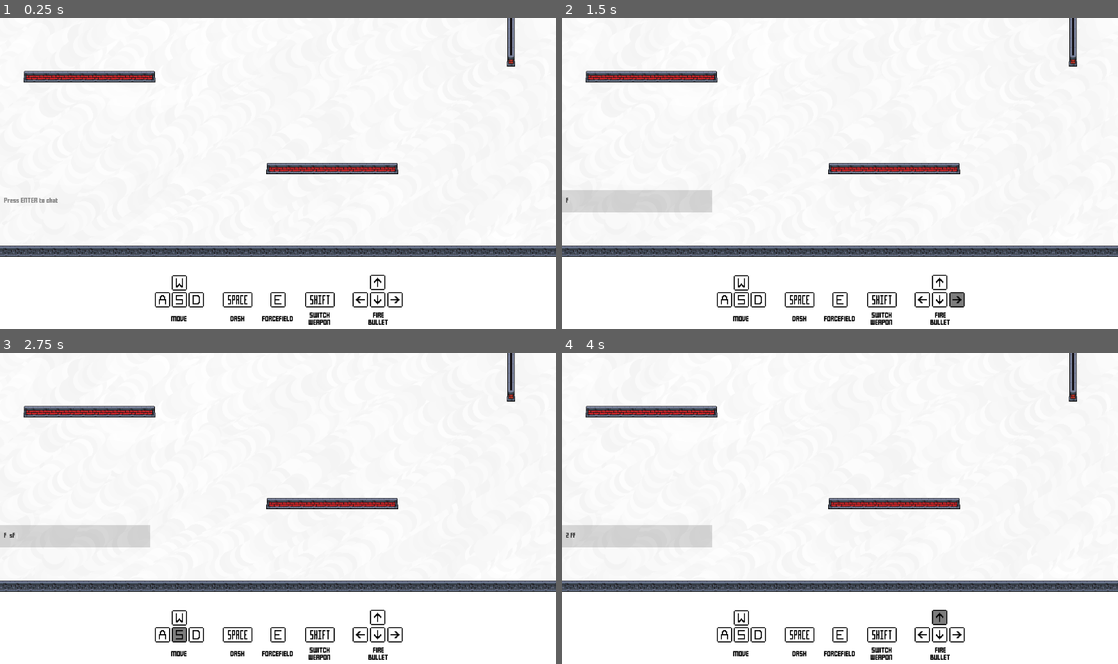
Above: before the commit, frames 1-4 (two rows, left to right).
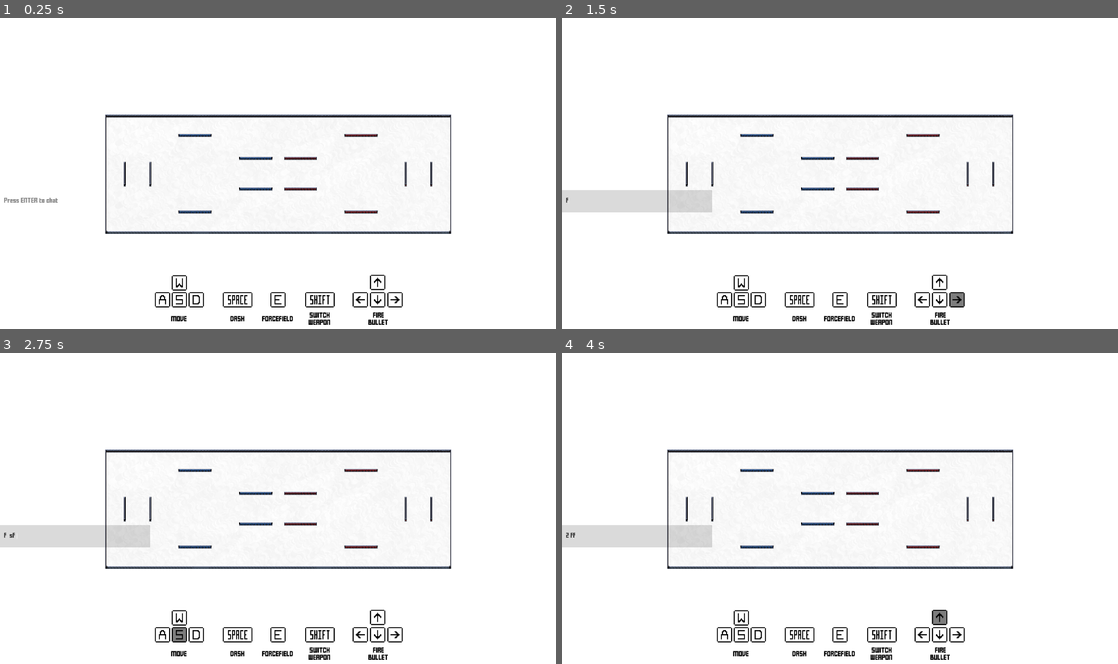
Above: after the commit, the same moments.

Repository: MarshallJDem/SuperCTF
Game: Godot game, scene res://GameContent/Main.tscn
Two runs of this game, one before a commit and one after it. Both use one fixed random seed, a clock stepped at 60 frames per second and the inputs below. This scene is started directly instead of the project's main scene. Sound files missing from this copy of the repository are replaced by a short silence.
Inputs (mouse positions are in pixels of both pictures, inside the frame that each line leads up to):
- Up to frame 1 (0.25 s): no input
- Up to frame 2 (1.5 s): click (639, 201) at 0.52 s; type "12" at 0.6 s; tap Enter at 1.25 s; move the mouse to (962, 157) at 1.27 s; hold Right from 1.28 s (still down); tap F at 1.35 s; click (962, 157) at 1.42 s
- Up to frame 3 (2.75 s): tap Space at 1.52, 2, 2.27 s; move the mouse to (166, 524) at 2.02 s; release Right at 2.03 s; hold S from 2.03 s (still down); tap F at 2.1 s
- Up to frame 4 (4 s): tap Enter at 2.75, 2.85 s; move the mouse to (895, 440) at 2.77 s; release S at 2.78 s; hold Right 2.78-3.53 s; tap F at 3.05, 3.8 s; tap Space at 3.5, 3.77 s; move the mouse to (812, 570) at 3.52 s; hold Up from 3.53 s (still down); tap 2 at 3.6 s; click (812, 570) at 3.67 s

The runs differ from the first frame. In frame 1, 7.6% of the frame differs, in the area x 0-100%, y 0-77%; in frame 2, 7.6%; in frame 3, 7.6%; in frame 4, 7.6%.
Error in both runs: Invalid get index 'Null' (on base: 'Dictionary'). (res://GameContent/LineEdit.gd:54)

Commit message:
Made several bug fixes and tweaks to the preivous few commits as well as some general stuff

Diff:
--- a/GameContent/Flag.gd
+++ b/GameContent/Flag.gd
@@ -30,6 +30,11 @@
 	is_at_home = true;
 	position = home_position;
 	re_parent(get_tree().get_root().get_node("MainScene"));
+	var color = "blue" if team_id == 0 else "red";
+	var team_name = "BLUE TEAM" if team_id == 0 else "RED TEAM";
+	if get_tree().get_root().get_node("MainScene/NetworkController").players[Globals.localPlayerID]["team_id"] == team_id:
+		team_name = "YOUR TEAM";
+	get_tree().get_root().get_node("MainScene/UI_Layer").set_alert_text("[center][color=" + color + "]" + team_name + "'s[color=black] flag has been returned!");
 	# Check if this flag's flag_home is colliding with another player since it has now just gotten its flag back
 	var flag_home = null;
 	for home in get_tree().get_nodes_in_group("Flag_Homes"):
--- a/GameContent/Main.tscn
+++ b/GameContent/Main.tscn
@@ -342,9 +342,8 @@
 }
 
 [node name="Alert_Text" type="RichTextLabel" parent="UI_Layer"]
-margin_left = 391.0
+anchor_right = 1.0
 margin_top = 440.0
-margin_right = 697.0
 margin_bottom = 470.0
 rect_clip_content = false
 custom_fonts/normal_font = ExtResource( 5 )
@@ -564,3 +563,7 @@
 [node name="Countdown_Audio" type="AudioStreamPlayer" parent="."]
 stream = ExtResource( 21 )
 volume_db = 2.0
+
+[node name="Camera2D" type="Camera2D" parent="."]
+current = true
+zoom = Vector2( 4, 4 )
--- a/GameContent/Player.gd
+++ b/GameContent/Player.gd
@@ -522,7 +522,7 @@
 		die();
 		var attacker_team_id = get_tree().get_root().get_node("MainScene/NetworkController").players[attacker_id]["team_id"]
 		var attacker_name = get_tree().get_root().get_node("MainScene/NetworkController").players[attacker_id]["name"]
-		if attacker_id == player_id:
+		if attacker_id == Globals.localPlayerID:
 			var color = "blue"
 			if team_id == 1:
 				color = "red";
@@ -593,23 +593,17 @@
 	sprintEnabled = false;
 	var subject = player_name;
 	var subjectColor = "blue"
-	var verb = "taken";
 	var color = "red";
 	var teamNoun = "RED TEAM";
 	if team_id == 1:
-			subjectColor = "red";
-	if flag_team_id == team_id:
-		verb = "returned"
+		subjectColor = "red";
+		color = "blue";
+		teamNoun = "BLUE TEAM";
+	if player_id == Globals.localPlayerID:
+		subject = "You";
+	if get_tree().get_root().get_node("MainScene/NetworkController").players[Globals.localPlayerID]["team_id"] == flag_team_id:
 		teamNoun = "YOUR TEAM";
-		if team_id == 0:
-			color = "blue";
-	else:
-		if team_id == 1:
-			color = "blue";
-			teamNoun = "BLUE TEAM";
-	if player_id == Globals.localPlayerID:
-		subject = "You"
-	get_tree().get_root().get_node("MainScene/UI_Layer").set_alert_text("[center][color=" + subjectColor + "]" + subject + "[color=black] took " + verb + " [color=" + color + "]" + teamNoun + "'s [color=black]!");
+	get_tree().get_root().get_node("MainScene/UI_Layer").set_alert_text("[center][color=" + subjectColor + "]" + subject + "[color=black] took " + "[color=" + color + "]" + teamNoun + "'s[color=black] flag!");
 
 
 # Drops the currently held flag (If there is one)
--- a/GameContent/UI_Layer.gd
+++ b/GameContent/UI_Layer.gd
@@ -100,7 +100,10 @@
 
 		# If player is holding a flag
 		if local_player.get_node("Flag_Holder").get_child_count() > 0:
-			$Ability_GUIs/SPACE_GUI.modulate = Color(1,1,1,0.4);
+			$Ability_GUIs/UP_GUI.modulate = Color(1,1,1,0.4);
+			$Ability_GUIs/DOWN_GUI.modulate = Color(1,1,1,0.4);
+			$Ability_GUIs/LEFT_GUI.modulate = Color(1,1,1,0.4);
+			$Ability_GUIs/RIGHT_GUI.modulate = Color(1,1,1,0.4);
 			$Ability_GUIs/E_GUI.modulate = Color(1,1,1,0.4);
 
 # Color 0 = blue, 1 = red
--- a/Globals.gd
+++ b/Globals.gd
@@ -78,6 +78,7 @@
 		if is_typing_in_chat:
 			return;
 		if event.scancode == KEY_F:
-			OS.window_fullscreen = !OS.window_fullscreen;
+			#OS.window_fullscreen = !OS.window_fullscreen;
+			pass;
 		if event.scancode == KEY_1:
 			player_lerp_time = 100;
--- a/TitleScreen.gd
+++ b/TitleScreen.gd
@@ -168,10 +168,3 @@
 		$UI_Layer.set_view($UI_Layer.VIEW_MAIN);
 	else:
 		$UI_Layer.set_view($UI_Layer.VIEW_IN_QUEUE);
-
-
-func _input(event):
-	if event is InputEventKey and event.pressed:
-		if event.scancode == KEY_S:
-			Globals.isServer = true;
-			get_tree().change_scene("res://GameContent/Main.tscn");
--- a/TitleScreen.tscn
+++ b/TitleScreen.tscn
@@ -79,7 +79,7 @@
 position = Vector2( 10, -14 )
 scale = Vector2( 2, 2 )
 frames = SubResource( 1 )
-frame = 3
+frame = 1
 playing = true
 
 [node name="Area2D" type="Area2D" parent="Flag2" groups=[
